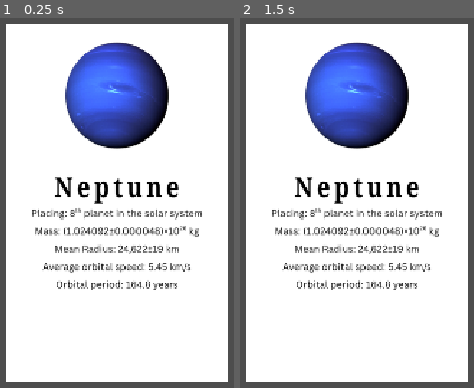
Above: before the commit, frames 1-2 (left to right).
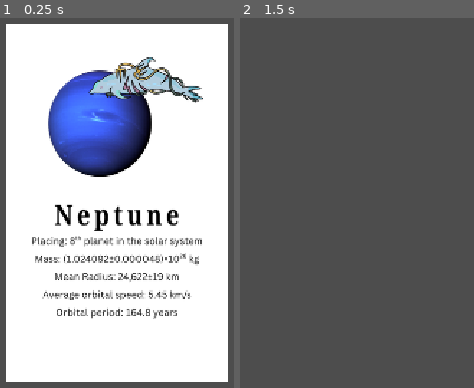
Above: after the commit, the same moments.

Repository: Logabe/fiiiiih
Game: Godot game, scene res://pop-up ui.tscn
Two runs of this game, one before a commit and one after it. Both use one fixed random seed, a clock stepped at 60 frames per second and the inputs below. This scene is started directly instead of the project's main scene.
Inputs (mouse positions are in pixels of both pictures, inside the frame that each line leads up to):
- Up to frame 1 (0.25 s): no input
- Up to frame 2 (1.5 s): tap Enter at 0.5 s; move the mouse to (outside the picture) at 0.52 s; press the mouse at (outside the picture) at 0.53 s; hold Right 0.53-1.28 s; tap Space at 1.25 s; move the mouse to (outside the picture) at 1.27 s; release the mouse at (outside the picture) at 1.28 s; hold Down from 1.28 s (still down); tap Alt at 1.35 s; click (outside the picture) at 1.42 s

The runs differ from the first frame. In frame 1, 23% of the frame differs, in the area x 13-87%, y 6-82%; in frame 2, 91%, in the area x 2-98%, y 1-99%.

Commit message:
finished flipping!! all assets for the info cards have been added

Diff:
--- a/color_rect.gd
+++ b/color_rect.gd
@@ -1,12 +1,24 @@
 extends TextureRect
 @export var flip: AnimationPlayer
-
+@export var info_card: TextureRect
+var fliped = true
+var flipedtwo = true
 
 # Called when the node enters the scene tree for the first time.
 func _ready() -> void:
-	print("test")
+	pass
 
 # Called every frame. 'delta' is the elapsed time since the previous frame.
 func _process(_delta: float) -> void:
-	if Input.is_mouse_button_pressed(MOUSE_BUTTON_RIGHT):
-		flip.play("flip")
+	if Input.is_mouse_button_pressed(MOUSE_BUTTON_LEFT):
+		if fliped == true: #flips to constlations
+			flip.play("flip")
+			info_card.texture = load("res://assets/planet cards/4jupiter.png")
+			fliped = false
+		elif fliped == false: #flips to lore
+			flip.play("large-lore")
+			info_card.texture = load("res://assets/planet cards/5mars.png")
+			flipedtwo = false
+			fliped = null
+		elif flipedtwo == false: #makes everything dissapear
+			info_card.visible = false
--- a/pop-up ui.tscn
+++ b/pop-up ui.tscn
@@ -1,11 +1,11 @@
 [gd_scene format=3 uid="uid://b228glwfdpniu"]
 
-[ext_resource type="Texture2D" uid="uid://il4tmvqquy2n" path="res://assets/Neptune.png" id="1_221tf"]
 [ext_resource type="Script" uid="uid://bmvhe1umstb2q" path="res://pop_up_ui.gd" id="1_li60o"]
-[ext_resource type="Script" uid="uid://bdpnsqugnfqnl" path="res://color_rect.gd" id="2_6lfyy"]
+[ext_resource type="Texture2D" uid="uid://cayl64xhg1u5l" path="res://assets/planet cards/1neptune.png" id="2_li60o"]
+[ext_resource type="Script" uid="uid://bdpnsqugnfqnl" path="res://color_rect.gd" id="3_li60o"]
 
 [sub_resource type="Animation" id="Animation_6lfyy"]
-length = 0.001
+length = 0.36666667
 tracks/0/type = "value"
 tracks/0/imported = false
 tracks/0/enabled = true
@@ -21,7 +21,7 @@
 
 [sub_resource type="Animation" id="Animation_li60o"]
 resource_name = "flip"
-length = 0.33333334
+length = 0.3
 tracks/0/type = "value"
 tracks/0/imported = false
 tracks/0/enabled = true
@@ -29,31 +29,49 @@
 tracks/0/interp = 1
 tracks/0/loop_wrap = true
 tracks/0/keys = {
-"times": PackedFloat32Array(0, 0.13333334, 0.26666668, 0.33333337),
-"transitions": PackedFloat32Array(1, 1, 1, 1),
+"times": PackedFloat32Array(0, 0.1, 0.3),
+"transitions": PackedFloat32Array(1, 1, 1),
 "update": 0,
-"values": [Vector2(1, 1), Vector2(0, 1), Vector2(1, 1), Vector2(1, 1)]
+"values": [Vector2(1, 1), Vector2(0, 1), Vector2(1, 1)]
+}
+
+[sub_resource type="Animation" id="Animation_eqmmp"]
+resource_name = "large-lore"
+length = 0.3
+tracks/0/type = "value"
+tracks/0/imported = false
+tracks/0/enabled = true
+tracks/0/path = NodePath(".:offset_transform_scale")
+tracks/0/interp = 1
+tracks/0/loop_wrap = true
+tracks/0/keys = {
+"times": PackedFloat32Array(0, 0.1, 0.3),
+"transitions": PackedFloat32Array(1, 1, 1),
+"update": 0,
+"values": [Vector2(1, 1), Vector2(0, 1), Vector2(2.5, 1)]
 }
 
 [sub_resource type="AnimationLibrary" id="AnimationLibrary_eqmmp"]
 _data = {
 &"RESET": SubResource("Animation_6lfyy"),
-&"flip": SubResource("Animation_li60o")
+&"flip": SubResource("Animation_li60o"),
+&"large-lore": SubResource("Animation_eqmmp")
 }
 
 [node name="PopUpUi" type="Node2D" unique_id=465276927]
 script = ExtResource("1_li60o")
 
-[node name="ColorRect" type="TextureRect" parent="." unique_id=1978852124 node_paths=PackedStringArray("flip")]
+[node name="ColorRect" type="TextureRect" parent="." unique_id=1978852124 node_paths=PackedStringArray("flip", "info_card")]
 offset_left = 449.0
 offset_top = 59.0
 offset_right = 768.79004
 offset_bottom = 573.0
 pivot_offset_ratio = Vector2(0.5, 0.5)
 offset_transform_enabled = true
-texture = ExtResource("1_221tf")
-script = ExtResource("2_6lfyy")
+texture = ExtResource("2_li60o")
+script = ExtResource("3_li60o")
 flip = NodePath("flip")
+info_card = NodePath(".")
 
 [node name="flip" type="AnimationPlayer" parent="ColorRect" unique_id=921213544]
 libraries/ = SubResource("AnimationLibrary_eqmmp")
--- a/pop_up_ui.gd
+++ b/pop_up_ui.gd
@@ -8,5 +8,4 @@
 
 # Called every frame. 'delta' is the elapsed time since the previous frame.
 func _process(_delta: float) -> void:
-	if Input.is_mouse_button_pressed(MOUSE_BUTTON_RIGHT):
-		print("testtest")
+	pass
Binary file removed: assets/Neptune.png
Binary file added: assets/constellation cards/1delphinus.png
Not shown, added: assets/constellation cards/1delphinus.png.import
Binary file added: assets/constellation cards/2aquarius.png
Not shown, added: assets/constellation cards/2aquarius.png.import
Binary file added: assets/constellation cards/3capricornus.png
Not shown, added: assets/constellation cards/3capricornus.png.import
Binary file added: assets/constellation cards/4aquila.png
Not shown, added: assets/constellation cards/4aquila.png.import
Binary file added: assets/constellation cards/5aries.png
Not shown, added: assets/constellation cards/5aries.png.import
Binary file added: assets/planet cards/1neptune.png
(and 9 more such lines)
